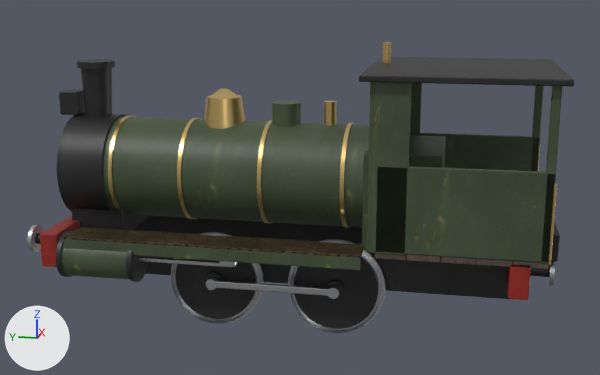
The glTF model game/assets/models/vehicles/steam_loco.glb as it was, and as the next commit left it.
Both versions are drawn from a 50 mm camera at (-10.05, -1.98, 4.11) aimed at (0.0, 0.03, 1.59). Lighting does not change. The marker at lower left points along +X, +Y and +Z. The picture after the commit comes second. Where no turn or scale is listed for an object, it has been applied to the vertices. Vertices at exactly the same position are counted once.

Before the edit, the objects in view are built like this:
```python
ob_body = bpy.data.objects.new('Body', me_body)
ob_body.location = (0.52, 0.15, 0.78)
ob_couplingrod_l = bpy.data.objects.new('CouplingRod_L', me_couplingrod_l)
ob_couplingrod_l.location = (-0.86, 0.2, 0.55)
ob_pistonrod_l = bpy.data.objects.new('PistonRod_L', me_pistonrod_l)
ob_pistonrod_l.location = (-0.98, 1.3, 0.85)
ob_wheel_fl = bpy.data.objects.new('Wheel_FL', me_wheel_fl)
ob_wheel_fl.location = (-0.72, 0.95, 0.55)
ob_wheel_rl = bpy.data.objects.new('Wheel_RL', me_wheel_rl)
ob_wheel_rl.location = (-0.72, -0.55, 0.55)
```
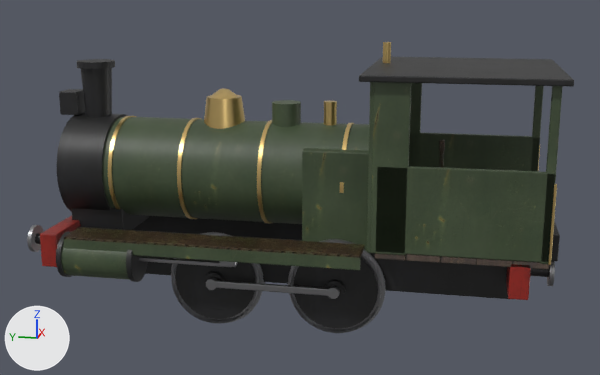
Diff of the bpy script that builds the scene:
```diff
--- a/game/assets/models/vehicles/steam_loco.glb.py
+++ b/game/assets/models/vehicles/steam_loco.glb.py
@@ mat_steel @@
 mat_steel = principled_material('steel')
-mat_steel.base_color = (0.55, 0.56, 0.58)  # light grey #c4c5c8
+mat_steel.base_color = (0.3, 0.3, 0.31)  # grey #959597
 mat_steel.metallic = 1.0
-mat_steel.roughness = 0.35
+mat_steel.roughness = 0.45
@@ me_body @@
 me_body.from_pydata(...)  # 3424 vertices, 6576 faces; spans x -1.78..0.74, y -3.2..3.2, z -0.3..2.62
 # used by ob_body; location = (0.52, 0.15, 0.78)
+# me_body part 1: the loose piece of 56 vertices spanning x -1.17..0.13, y -1.9..-1.0, z 0.22..1.42 is scaled about its middle by (1, 0.944, 1), then moved by (0.0, 0.75, 0.0)
 me_body.materials.append(mat_black)
```

Boxes [x1, y1, x2, y2] around the edits, measured in the pictures (600 x 375 px; the box of a moved part takes in the faces that stretch with it):
'Body', reshaped
    both: [27, 42, 574, 300]
'CouplingRod_L', recoloured, surface changed (light grey to grey)
    both: [206, 277, 340, 299]
'PistonRod_L', recoloured, surface changed (light grey to grey)
    both: [139, 257, 238, 267]
part 1 of me_body, moved or reshaped
    before: [362, 135, 446, 251]
    after: [302, 148, 369, 251]
